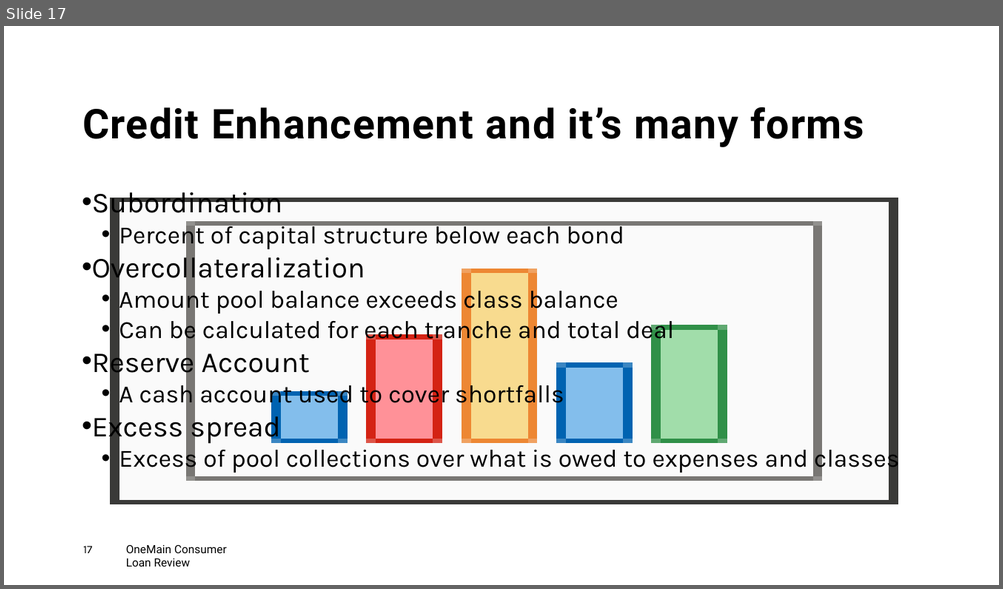
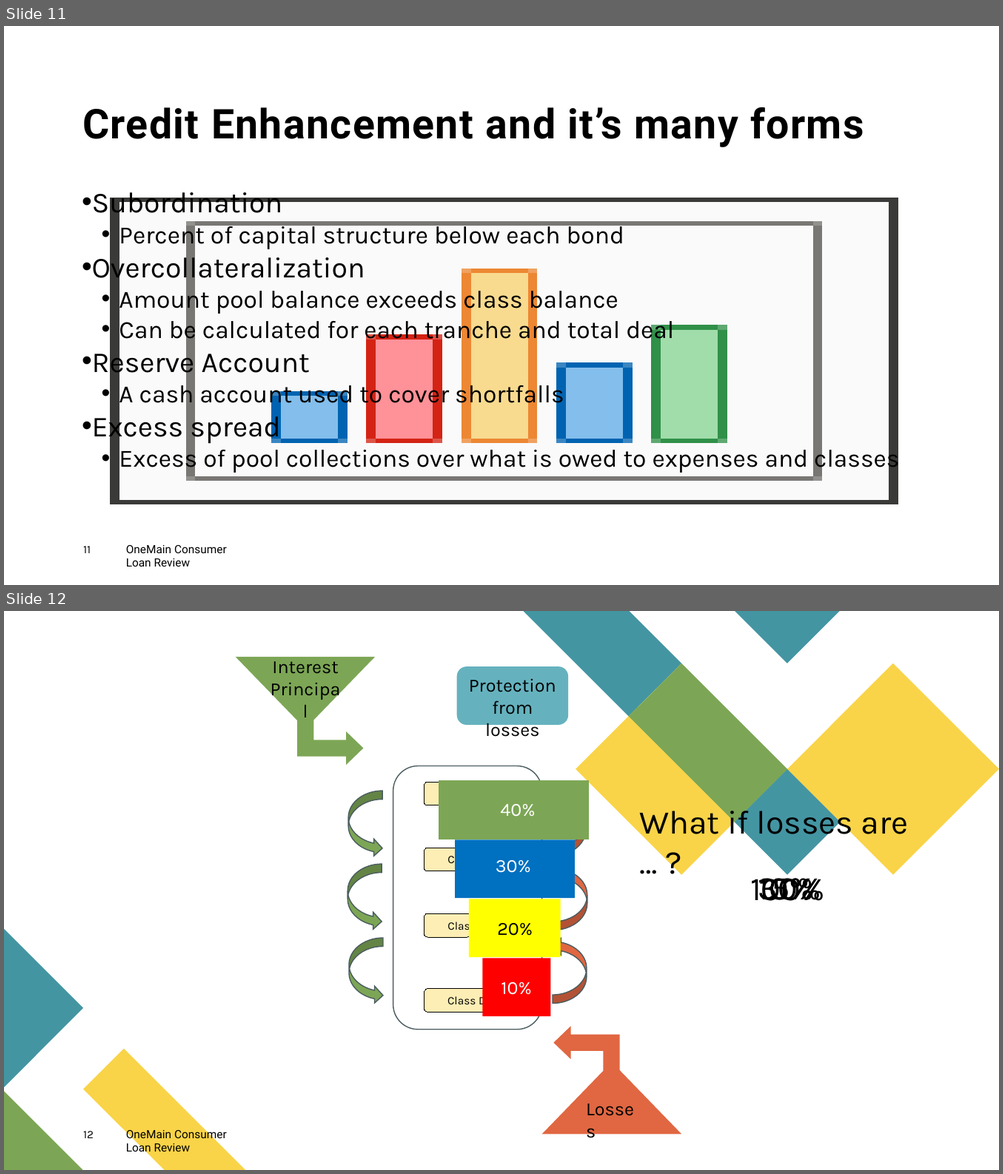
Before and after one commit to msimons4/consumer_loan_analysis, a slide deck: Consumer Loan Securitization Review.pptx. Shown one above the other, each under a label of ours: slide 17 before the commit, slides 11 and 12 after it. The pictures are 1003x589 and 1003x1174 pixels, drawn with LibreOffice and Linux fonts; fonts in the diff are those of the drawing. Boxes give left, top, right and bottom in pixels: in the first picture for what was removed or moved away, otherwise in the second. Text is boxed around its words. In the diff, an @@ line names an element or a change of style, - is before the commit and + after.

```diff
--- a/Consumer Loan Securitization Review.pptx
+++ b/Consumer Loan Securitization Review.pptx
@@ slide 12 added at (4,611,999,1170), background #FFFFFF @@
@@ triangle added at (236,657,375,728), fill #7CA655 @@
@@ text added at (272,656,338,674), 18 pt, text #000000 @@
+Interest
+Principal
@@ bent up arrow added at (297,675,363,765), fill #7CA655 @@
@@ rounded rectangle added at (457,667,568,725), fill #65B2BE, 18 pt, text #000000 @@
+Protection
+from losses
@@ group added at (523,611,999,875): 5 freeform shapes @@
@@ line added from (82, 769) to (256, 769), #FFFFFF 8 pt @@
@@ rounded rectangle added at (392,766,541,1030), outline #4A5D60 1 pt @@
@@ rounded rectangle added at (424,782,510,806), fill #FDEEB5, outline #000000 0.75 pt @@
@@ curved right arrow added at (348,791,382,857), fill #7CA655, outline #4A5D60 1 pt @@
@@ curved right arrow added at (552,790,586,857), fill #E06742, outline #4A5D60 1 pt @@
@@ text added at (639,804,908,843), 32 pt, text #000000 @@
+What if losses are … ?
@@ rounded rectangle added at (424,849,510,872), fill #FDEEB5, outline #000000 0.75 pt, 11 pt, text #000000 @@
+Class B
@@ curved right arrow added at (348,864,382,931), fill #7CA655, outline #4A5D60 1 pt @@
@@ curved right arrow added at (553,864,587,931), fill #E06742, outline #4A5D60 1 pt @@
@@ text added at (750,870,824,901), 32 pt, text #000000 @@
+100%
@@ text added at (758,869,813,901), 32 pt, text #000000 @@
+10%
@@ text added at (758,869,821,901), 32 pt, text #000000 @@
+30%
@@ text added at (771,869,814,901), 32 pt, text #000000 @@
+5%
@@ rounded rectangle added at (424,914,510,938), fill #FDEEB5, outline #000000 0.75 pt, 11 pt, text #000000 @@
+Class C
@@ freeform shape added at (4,930,83,1088), fill #4495A2 @@
@@ curved right arrow added at (349,939,383,1005), fill #7CA655, outline #4A5D60 1 pt @@
@@ curved right arrow added at (552,938,586,1004), fill #E06742, outline #4A5D60 1 pt @@
@@ group added at (439,781,587,1017): 4 rectangles, 4 texts @@
+40%
+30%
+20%
+10%
@@ rounded rectangle added at (424,989,510,1013), fill #FDEEB5, outline #000000 0.75 pt, 11 pt, text #000000 @@
+Class D
@@ bent up arrow added at (554,1027,620,1116), fill #E06742 @@
@@ freeform shape added at (83,1049,245,1170), fill #F9D448 @@
@@ triangle added at (542,1062,681,1134), fill #E06742 @@
@@ freeform shape added at (4,1091,83,1170), fill #7CA655 @@
@@ text added at (578,1093,650,1124), 18 pt, text #000000 @@
+Losses
@@ page number added at (83,1131,94,1139), 11 pt, text #000000 @@
+12
@@ text added at (126,1128,227,1156), 11 pt, text #000000 @@
+OneMain Consumer Loan Review
@@ what was slide 17 is now slide 11 @@
@@ page number at (83,546,91,554): text changed @@
-17
+11
```
Also in this commit, not shown: 5 slides changed, 4 other slides added, 3 other files.
